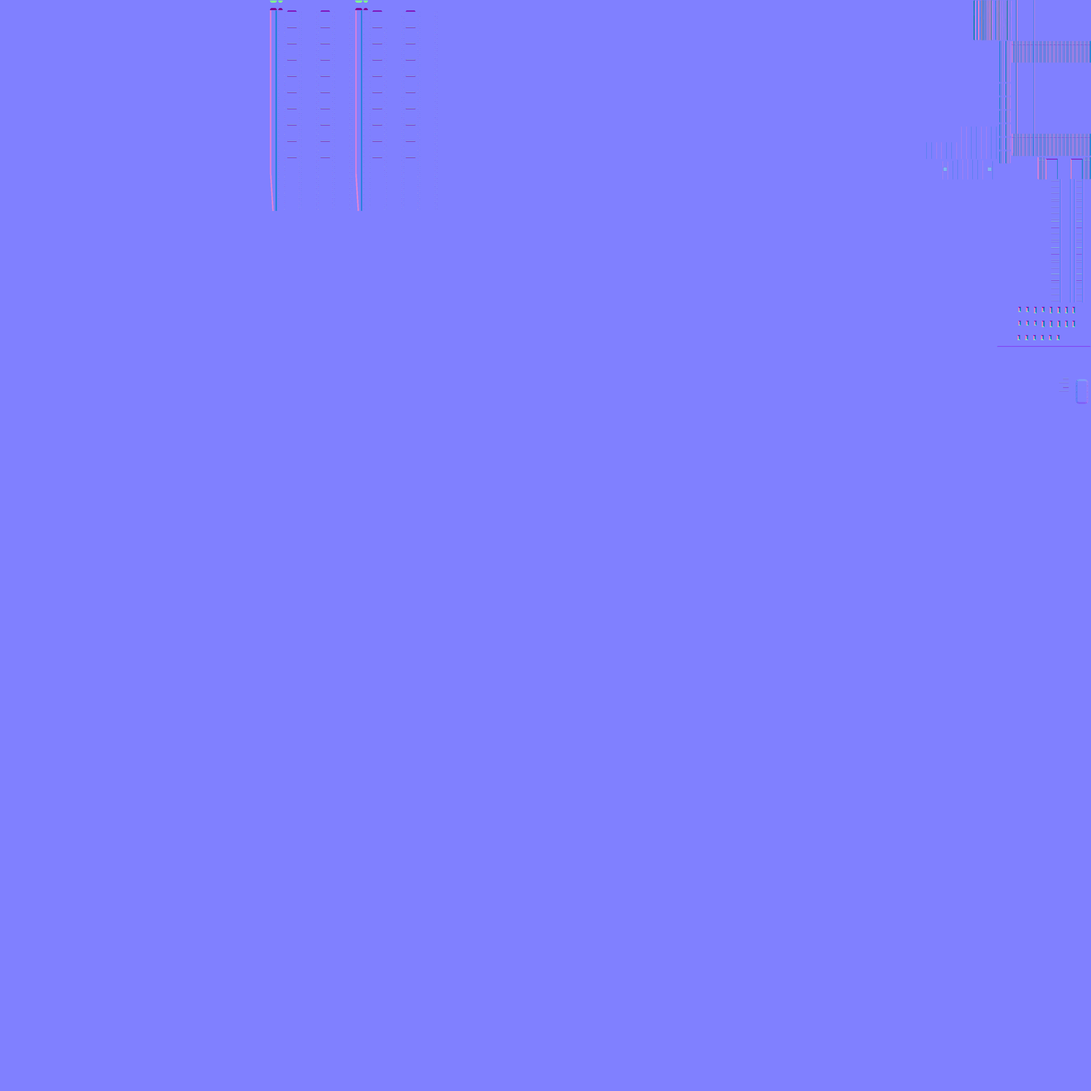
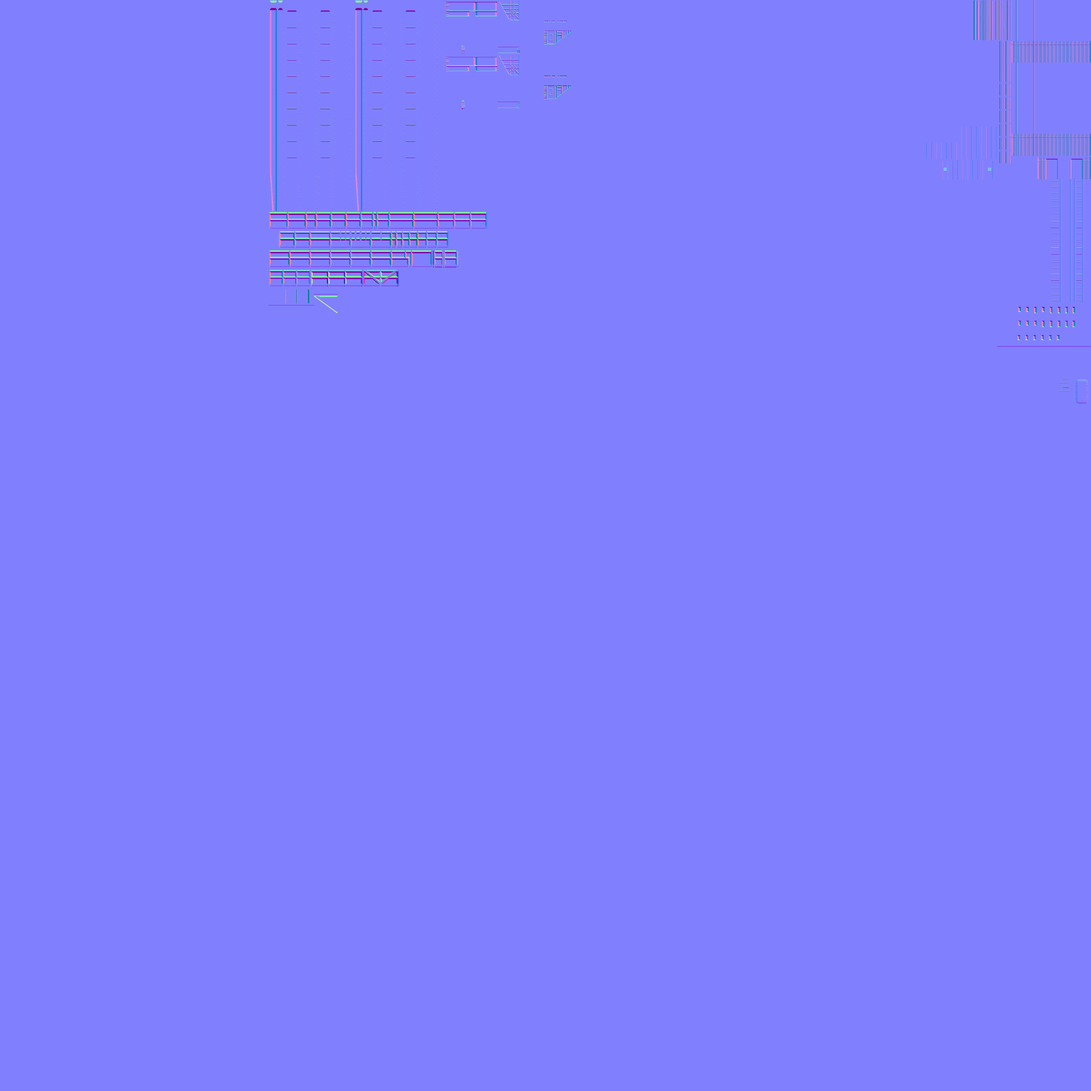
Comparing the layer stacks of the two 1091 × 1091 images. Changes:
painted on "bake_4096.png" over bbox(268, 0, 572, 314)
